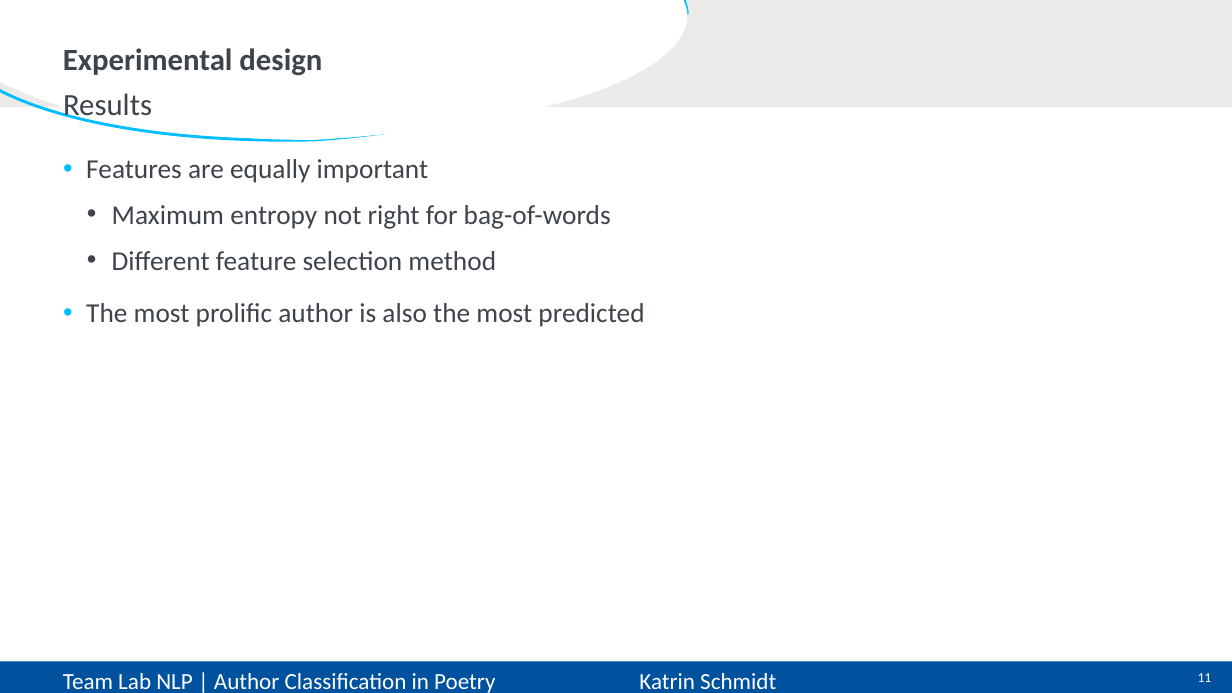
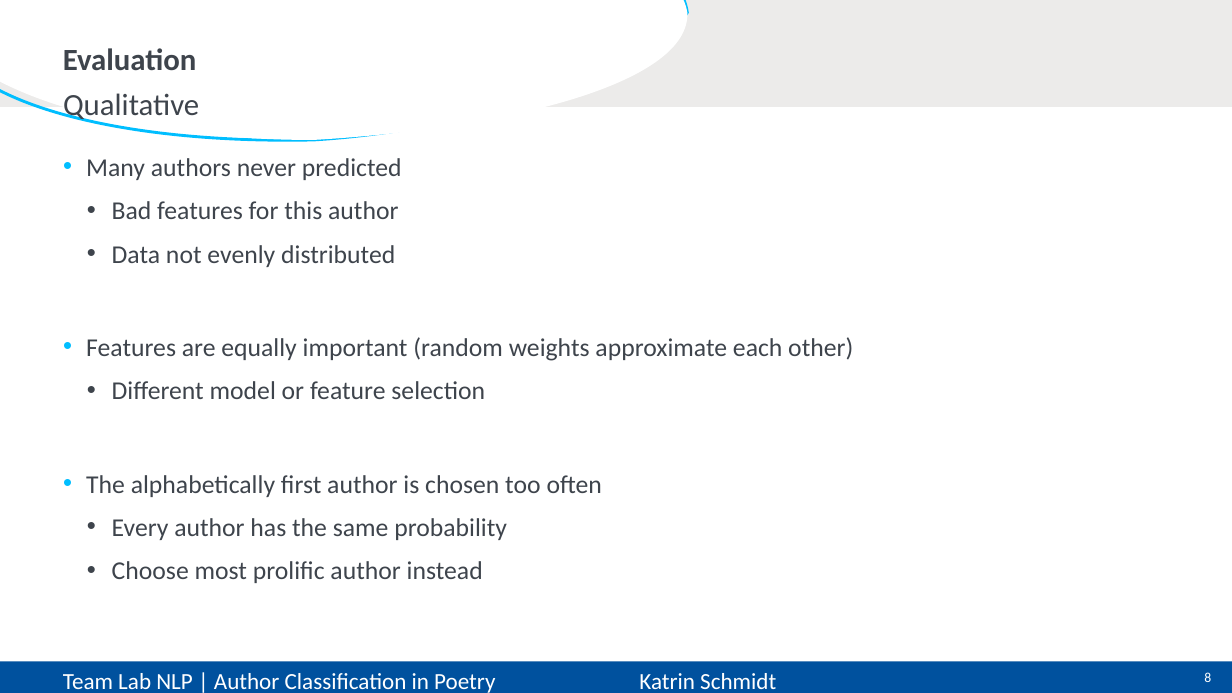
Before and after one commit to CarlottaQuensel/Author_Classification-Team_Lab, a slide deck: slide 8 of reports/TeamLab-presentation.pptx (slide 11 before the commit). Drawn at 1232x693 pixels with LibreOffice and Linux fonts; fonts in the diff are those of the drawing. Boxes give left, top, right and bottom in pixels: in the first picture for what was removed or moved away, otherwise in the second. Text is boxed around its words. In the diff, an @@ line names an element or a change of style, - is before the commit and + after.

Commit message:
Final slides version

```diff
--- a/reports/TeamLab-presentation.pptx
+++ b/reports/TeamLab-presentation.pptx
@@ title at <box>63,48,197,71</box>: text changed @@
-Experimental design
+Evaluation
@@ text at <box>63,93,199,123</box>: text changed @@
-Results
+Qualitative
@@ text at <box>86,158,853,583</box>: text changed; size 21.3 to 20 pt @@
-• Features are equally important
-  • Maximum entropy not right for bag-of-words
-  • Different feature selection method
-• The most prolific author is also the most predicted
+• Many authors never predicted
+  • Bad features for this author
+  • Data not evenly distributed
+• Features are equally important (random weights approximate each other)
+  • Different model or feature selection
+• The alphabetically first author is chosen too often
+  • Every author has the same probability
+  • Choose most prolific author instead
@@ page number at <box>1204,672,1211,682</box>: text changed @@
-11
+8
```
Also in this commit, not shown: 5 other slides changed, 1 slide added, 5 slides removed.
